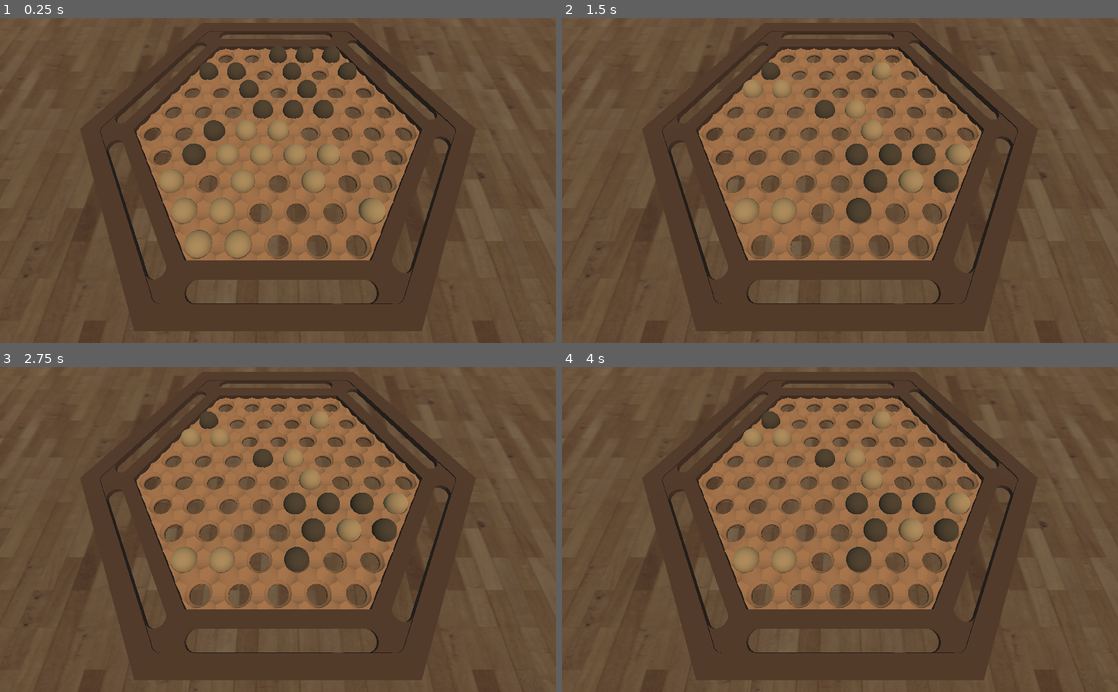
Above: before the commit, frames 1-4 (two rows, left to right).
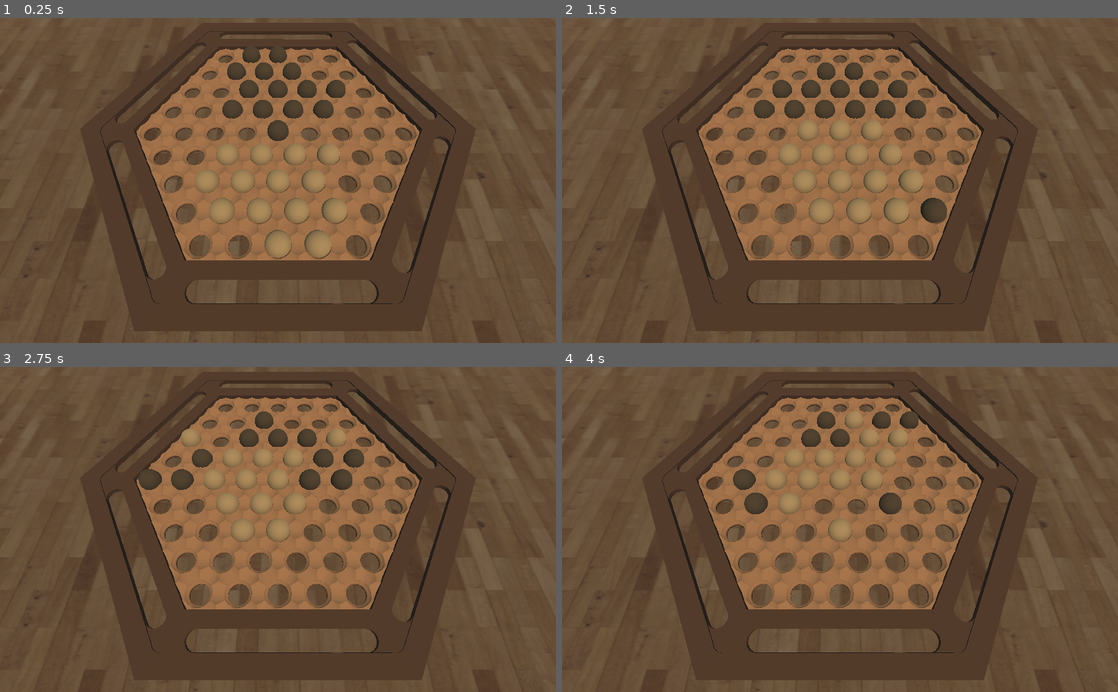
Above: after the commit, the same moments.

Repository: mmrahneshin/AI-Abalone
Game: Godot game, scene res://Scenes/Game.tscn
Two runs of this game, one before a commit and one after it. Both use one fixed random seed, a clock stepped at 60 frames per second and the inputs below.
Inputs:
- Up to frame 1 (0.25 s): no input
- Up to frame 2 (1.5 s): tap Enter at 0.5 s
- Up to frame 3 (2.75 s): no input
- Up to frame 4 (4 s): tap Space at 3.5 s

The runs differ from the first frame. In frame 1, 4.4% of the frame differs, in the area x 28-70%, y 8-74%; in frame 2, 5.6%, in the area x 31-74%, y 13-64%; in frame 3, 5.3%; in frame 4, 4.4%.

Commit message:
upgrade eval function

Diff:
--- a/Scripts/Visualizer.gd
+++ b/Scripts/Visualizer.gd
@@ -20,7 +20,8 @@
 var circle2 = [13,14,15,23,32,40,47,46,45,37,28,20]
 var circle3 = [6,7,8,9,16,24,33,41,48,54,53,52,51,44,36,27,19,12]
 var circle4 = [0,1,2,3,4,10,17,25,34,42,49,55,60,59,58,57,56,50,43,35,26,18,11,5]
-var weight = [-1000,100,5,1000]
+var weight = [-100,100,-60,60,-50,50]
+var directions = [BoardManager.L, BoardManager.UL, BoardManager.UR, BoardManager.R, BoardManager.DR, BoardManager.DL]
 var state
 var turn
 var history = []
@@ -60,29 +61,24 @@
 	var marbles_opp = get_marbles(3 - piece, board)
 
 	result += weight[0] * kill(marbles)
-	result += weight[1] * enemy_center_distance(marbles_opp)
-	result += weight[2] * center_distance(marbles)
-	result += weight[3] * kill(marbles_opp)
+	result += weight[1] * kill(marbles_opp)
+	result += weight[2] * center_distance(marbles_opp)
+	result += weight[3] * center_distance(marbles)
+	result += weight[4] * grouping(marbles_opp)
+	result += weight[5] * grouping(marbles)
 
 	return result
+
+func grouping(marbles):
+	var resault = 0
+	for marble in marbles:
+		for direction in directions:
+			if BoardManager.neighbors[marble][direction] in marbles:
+				resault+=1
+	return resault
 
 func kill(marbles):
 	return 14 - len(marbles)
-
-func enemy_center_distance(marbles_opp):
-	var result = 0
-	for p in marbles_opp:
-		if p in circle1:
-			result += 1
-		elif p in circle2:
-			result += 2
-		elif p in circle3:
-			result += 3
-		elif p in circle4:
-			result += 4
-		else :
-			result += 0
-	return result
 
 func center_distance(marbles):
 	var result = 0
